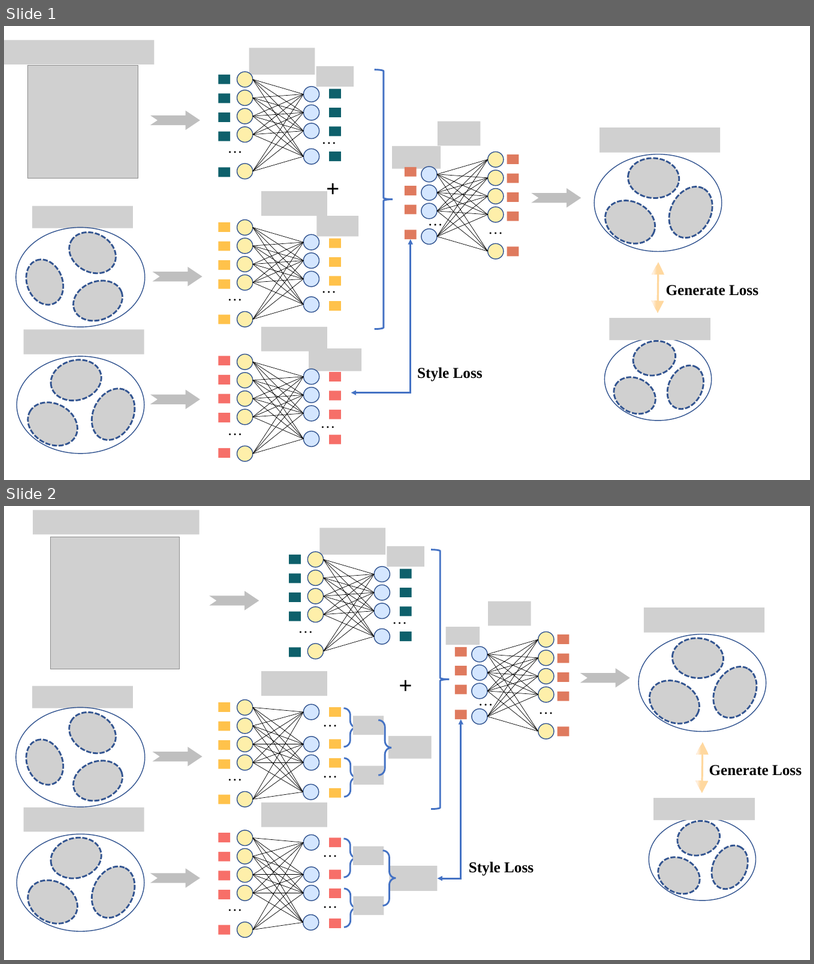
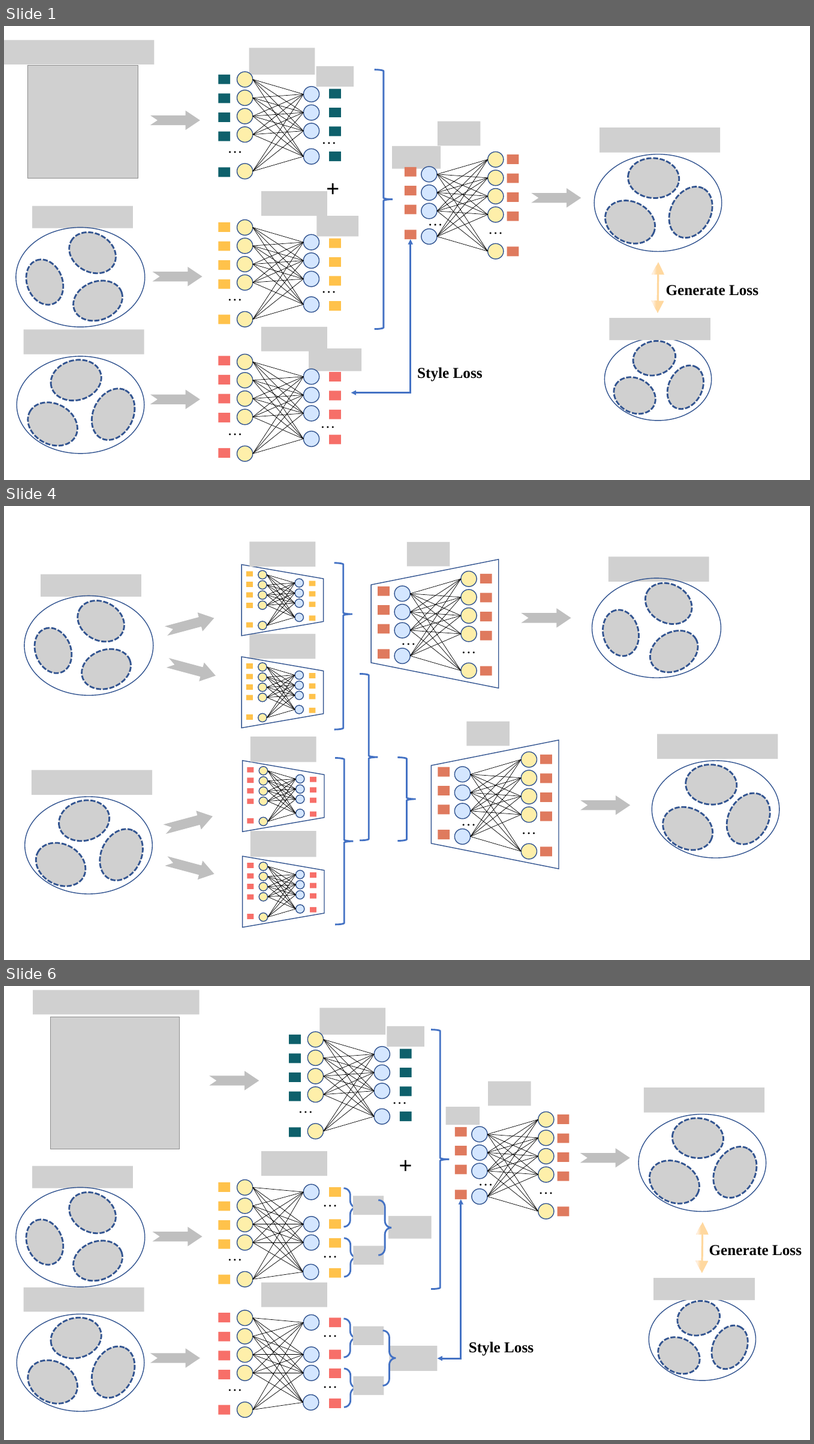
Before and after one commit to tongtongtot/scperb-tutorial, a slide deck: paper/graph/Fig1/Fig1.pptx. Shown one above the other, each under a label of ours: slides 1 and 2 before the commit, slides 1, 4 and 6 after it; the slides between them are not shown. The pictures are 814x964 and 814x1444 pixels, drawn with LibreOffice and Linux fonts; fonts in the diff are those of the drawing; grey boxes stand for pictures. Boxes give left, top, right and bottom in pixels: in the first picture for what was removed or moved away, otherwise in the second. Text is boxed around its words. In the diff, an @@ line names an element or a change of style, - is before the commit and + after.

```diff
--- a/paper/graph/Fig1/Fig1.pptx
+++ b/paper/graph/Fig1/Fig1.pptx
@@ slide 4 added at (4, 506, 810, 960), background #FFFFFF @@
@@ group added at (242, 541, 324, 728): 40 lines, 18 rectangles, 18 ellipses, 2 pictures, 2 trapezoids @@
@@ right brace added at (335, 563, 353, 729), outline #4472C4 2 pt @@
@@ notched right arrow added at (165, 610, 216, 640), fill #BFBFBF, outline #BFBFBF 1 pt @@
@@ group added at (371, 541, 722, 688): 20 lines, 10 ellipses, 9 rectangles, 5 pictures, 2 texts, 1 notched right arrow, 1 trapezoid @@
+…
+…
@@ group added at (24, 574, 153, 696): 4 pictures, 1 ellipse @@
@@ notched right arrow added at (167, 654, 218, 684), fill #BFBFBF, outline #BFBFBF 1 pt @@
@@ right brace added at (360, 673, 378, 840), outline #4472C4 2 pt @@
@@ picture added at (251, 736, 317, 762) @@
@@ right brace added at (336, 757, 354, 924), outline #4472C4 2 pt @@
@@ right brace added at (398, 757, 416, 841), outline #4472C4 2 pt @@
@@ group added at (243, 760, 324, 832): 20 lines, 9 rectangles, 9 ellipses, 1 trapezoid @@
@@ notched right arrow added at (164, 807, 215, 837), fill #BFBFBF, outline #BFBFBF 1 pt @@
@@ group added at (432, 721, 780, 869): 20 lines, 10 ellipses, 9 rectangles, 5 pictures, 2 texts, 1 trapezoid, 1 notched right arrow @@
+…
+…
@@ group added at (24, 770, 152, 895): 4 pictures, 1 ellipse @@
@@ picture added at (251, 831, 317, 857) @@
@@ notched right arrow added at (165, 853, 216, 883), fill #BFBFBF, outline #BFBFBF 1 pt @@
@@ group added at (243, 856, 324, 927): 20 lines, 9 rectangles, 9 ellipses, 1 trapezoid @@
@@ what was slide 2 is now slide 6 @@
```
Also in this commit, not shown: 3 other slides added, 5 other files.
